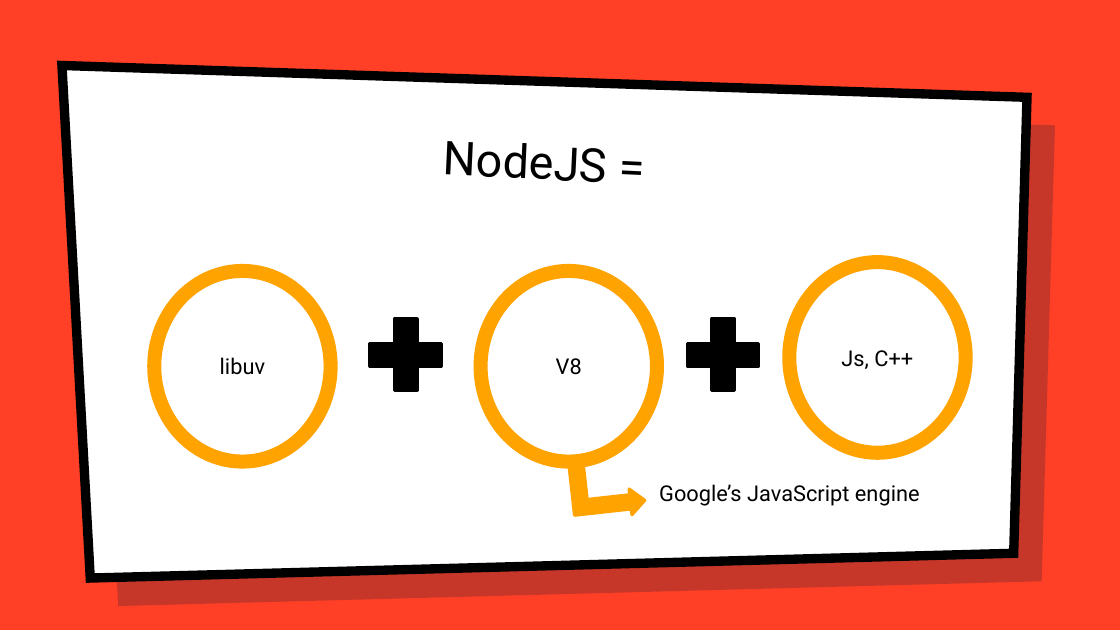
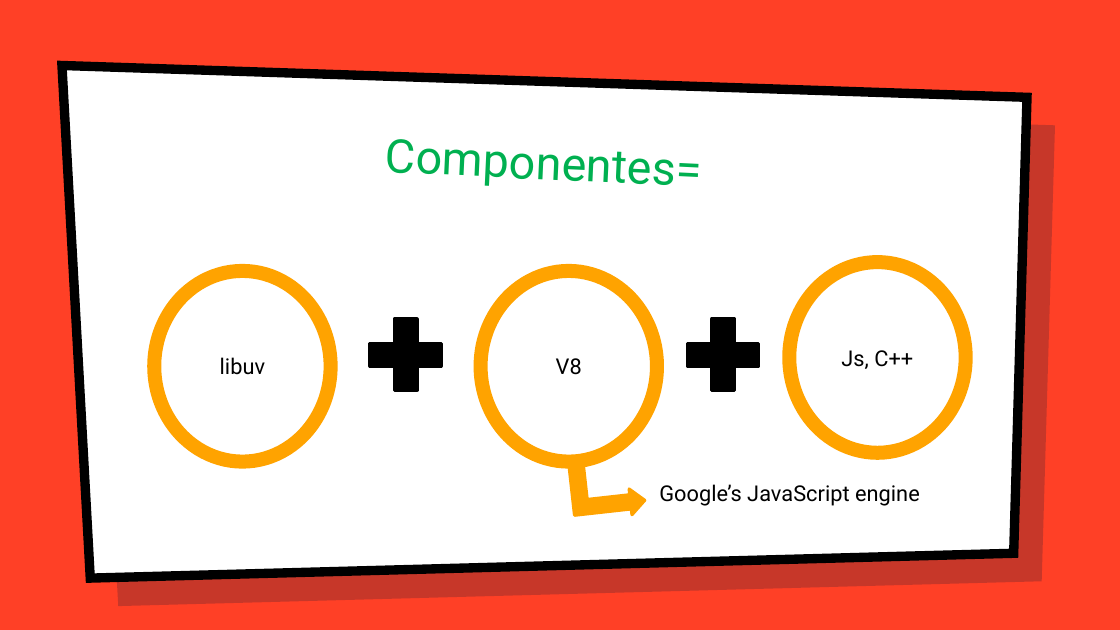
Before and after one commit to renanbastos93/Introdu-o-ao-NodeJS, a slide deck: slide 14 of Apresentacao NodeJS.pptx. Drawn at 1120x630 pixels with LibreOffice and Linux fonts; fonts in the diff are those of the drawing; background and template pictures are left out. Boxes give left, top, right and bottom in pixels: in the first picture for what was removed or moved away, otherwise in the second. Text is boxed around its words. In the diff, an @@ line names an element or a change of style, - is before the commit and + after.

```diff
--- a/Apresentacao NodeJS.pptx
+++ b/Apresentacao NodeJS.pptx
@@ title at (385,139,701,186): text changed; text colour #000000 to #00B050 @@
-NodeJS =
+Componentes=
```
Also in this commit, not shown: 15 other slides changed, 2 slides added, 1 slide removed, 3 other files.
